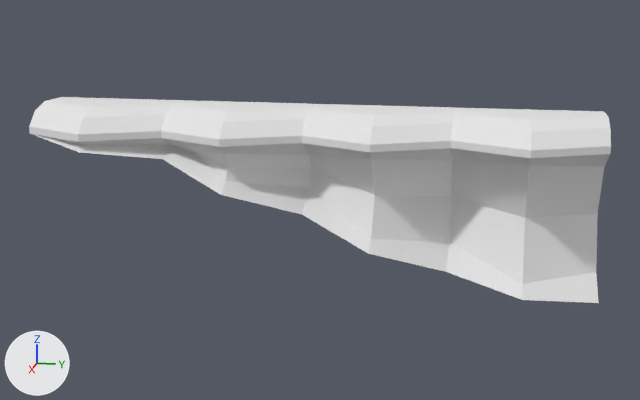
The OBJ model Assets/MapEditor/modular_terrain_collection/Cliff_Terrain_Hill_Base_Top_Joined_Gentle.obj as it was, and as the next commit left it.
Before and after are seen from a camera (50 mm lens) standing at (5.78, -0.22, 2.06) and looking at (-0.14, -1.4, 0.57). Arrows for +X, +Y and +Z are at lower left; the lights stay in place. Where no turn or scale is listed for an object, it has been applied to the vertices.
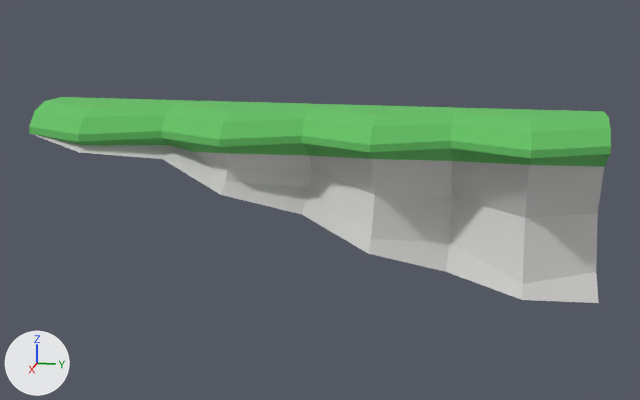
Where the change shows, as pixel boxes [x1, y1, x2, y2] in the pictures (640 x 400 px):
'object1', recoloured: [29, 97, 611, 303] in both

The change in detail:
Material 'Rock' (mat_rock) changes colour from white #e7e7e7 to light grey #d0cfcd; in linear values from (0.8, 0.8, 0.8) to (0.631, 0.624, 0.612).
Material 'Grass' (mat_grass) changes colour from white #e7e7e7 to green #66c366; in linear values from (0.8, 0.8, 0.8) to (0.133, 0.545, 0.133).
